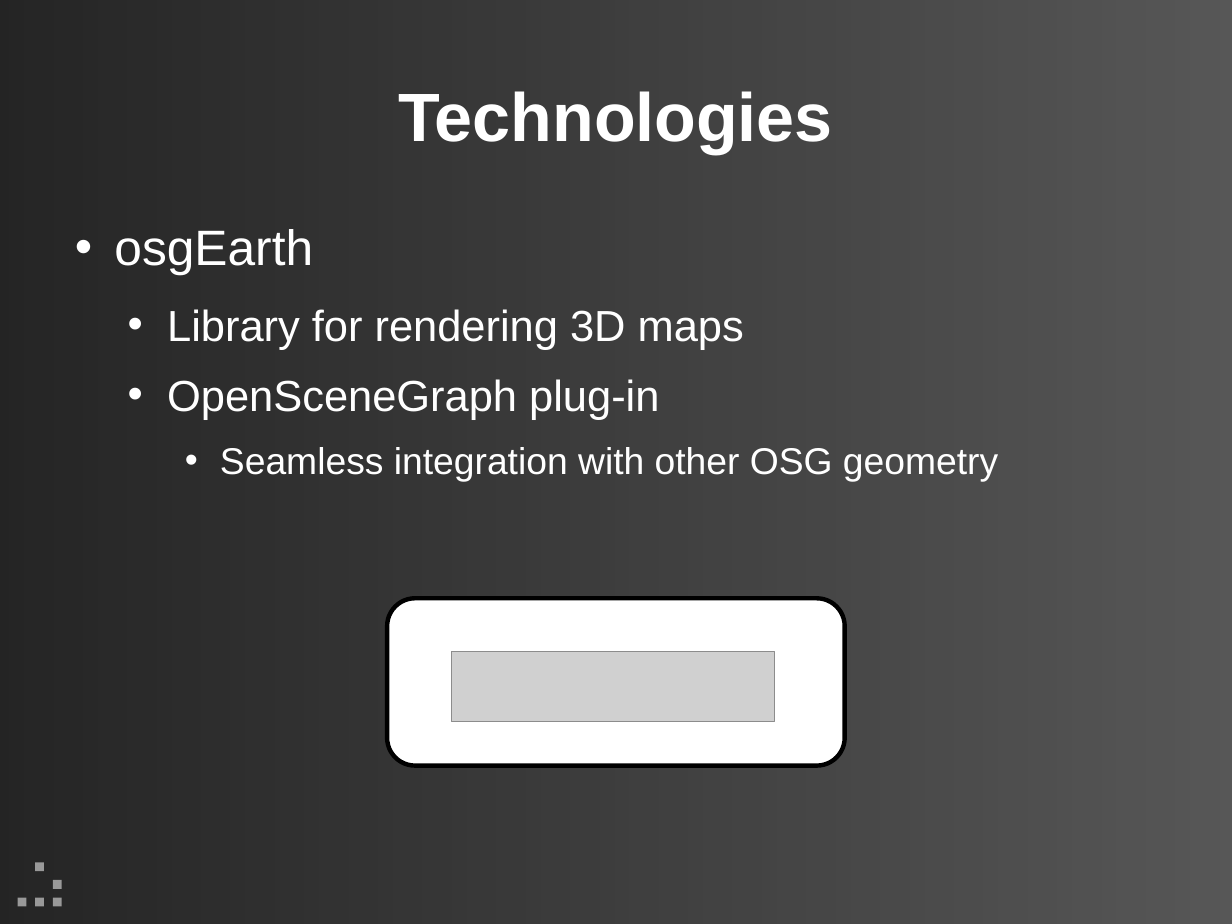
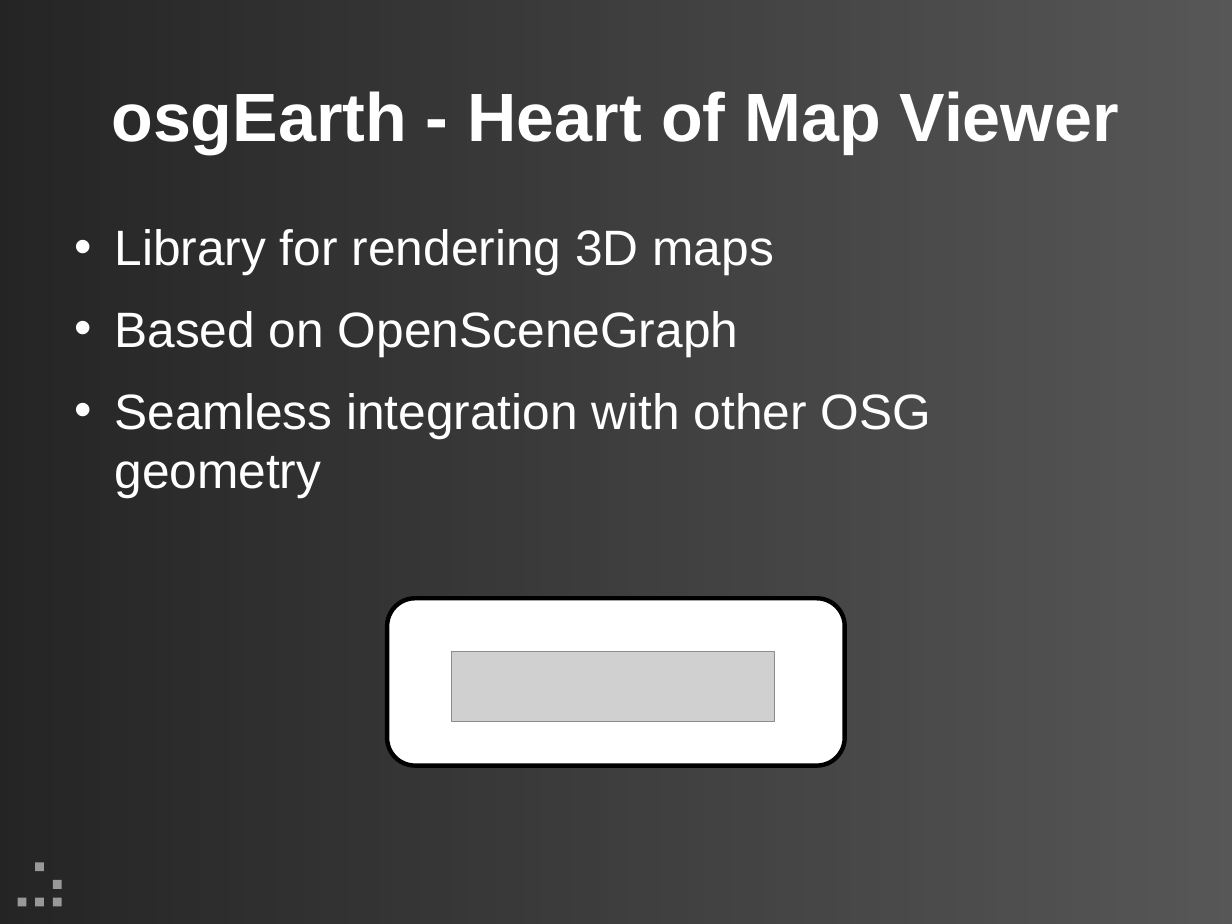
Before and after one commit to updraft/updraft, a slide deck: slide 8 of Docs/presentation.odp (slide 7 before the commit). Drawn at 1232x924 pixels with LibreOffice and Linux fonts; fonts in the diff are those of the drawing; grey boxes stand for pictures; background and template pictures are left out. Boxes give left, top, right and bottom in pixels: in the first picture for what was removed or moved away, otherwise in the second. Text is boxed around its words. In the diff, an @@ line names an element or a change of style, - is before the commit and + after.

```diff
--- a/Docs/presentation.odp
+++ b/Docs/presentation.odp
@@ title at [111, 91, 1119, 153]: text changed @@
-Technologies
+osgEarth - Heart of Map Viewer
@@ text at [114, 229, 313, 275]: paragraph removed @@
-• osgEarth
@@ text at [114, 229, 931, 498]: size 28 to 32 pt in "Library for rendering 3D maps"; size 24 to 32 pt in "Seamless integration with other OSG geometry"; list level 2 to 1 in "Library for rendering 3D maps"; list level 3 to 1 in "Seamless integration with other OSG ..." @@
@@ text at [114, 311, 738, 357]: text changed; size 28 to 32 pt @@
-  • OpenSceneGraph plug-in
+• Based on OpenSceneGraph
```
Also in this commit, not shown: 10 other slides changed, 6 slides added, 2 slides removed.
